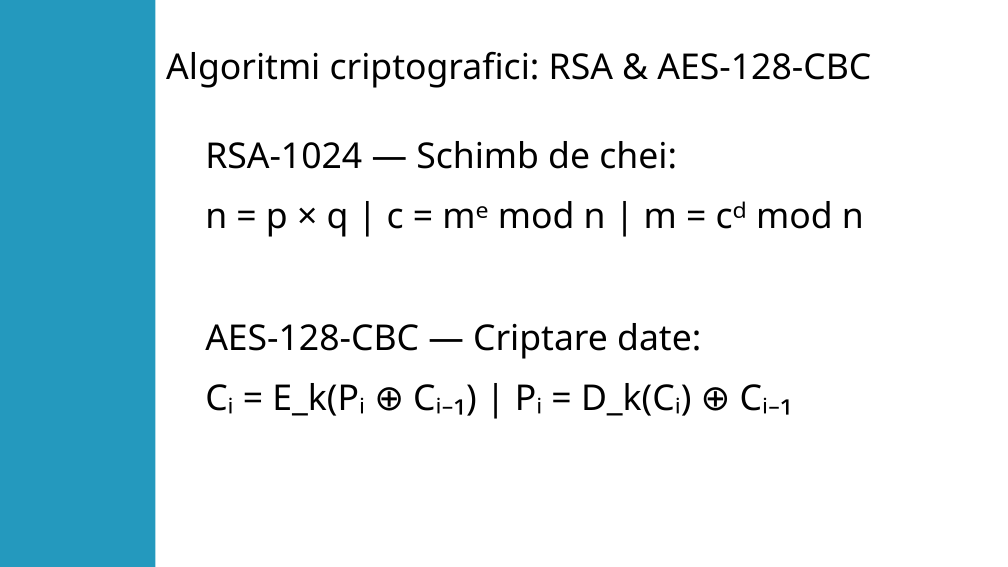
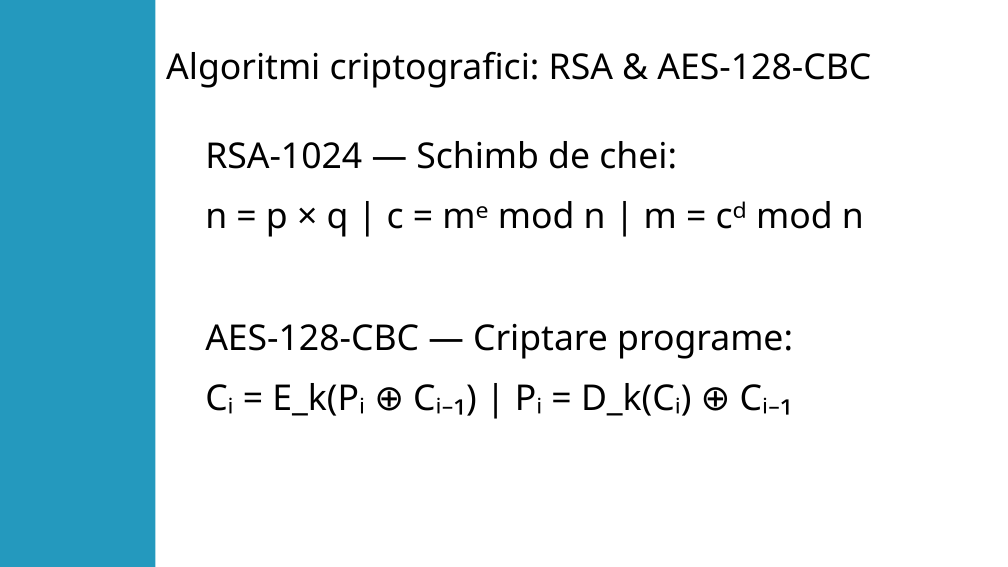
Before and after one commit to DancauRares-Andrei/proiect-Disertatie, a slide deck: slide 5 of Documentatie/Prezentare.odp. Drawn at 1008x567 pixels with LibreOffice and Linux fonts; fonts in the diff are those of the drawing. Boxes give left, top, right and bottom in pixels: in the first picture for what was removed or moved away, otherwise in the second. Text is boxed around its words. In the diff, an @@ line names an element or a change of style, - is before the commit and + after.

```diff
--- a/Documentatie/Prezentare.odp
+++ b/Documentatie/Prezentare.odp
@@ text at [205, 323, 793, 359]: text changed @@
-AES-128-CBC — Criptare date:
+AES-128-CBC — Criptare programe:
```
Also in this commit, not shown: 4 other slides changed, 1 other file.
